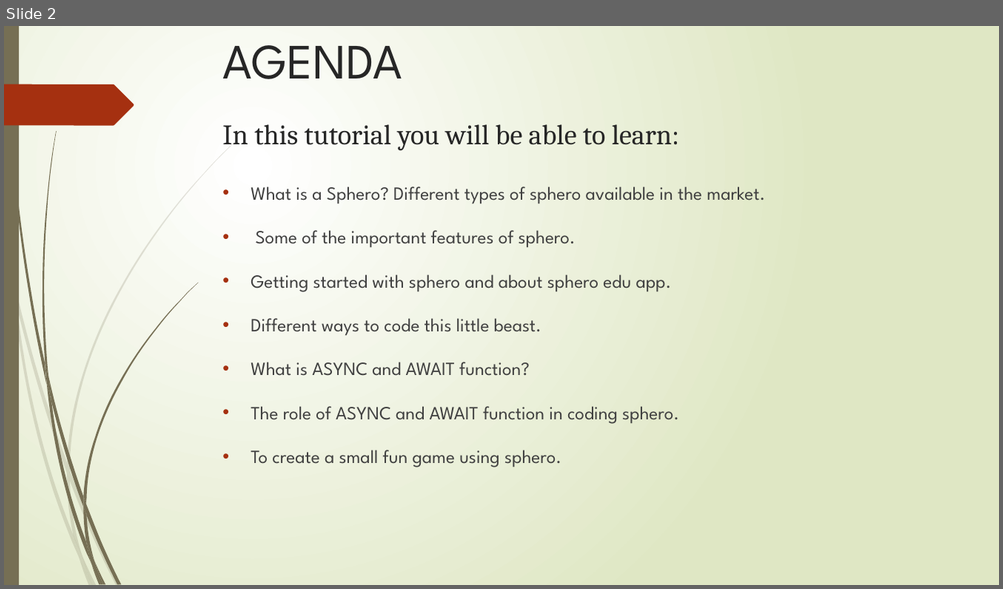
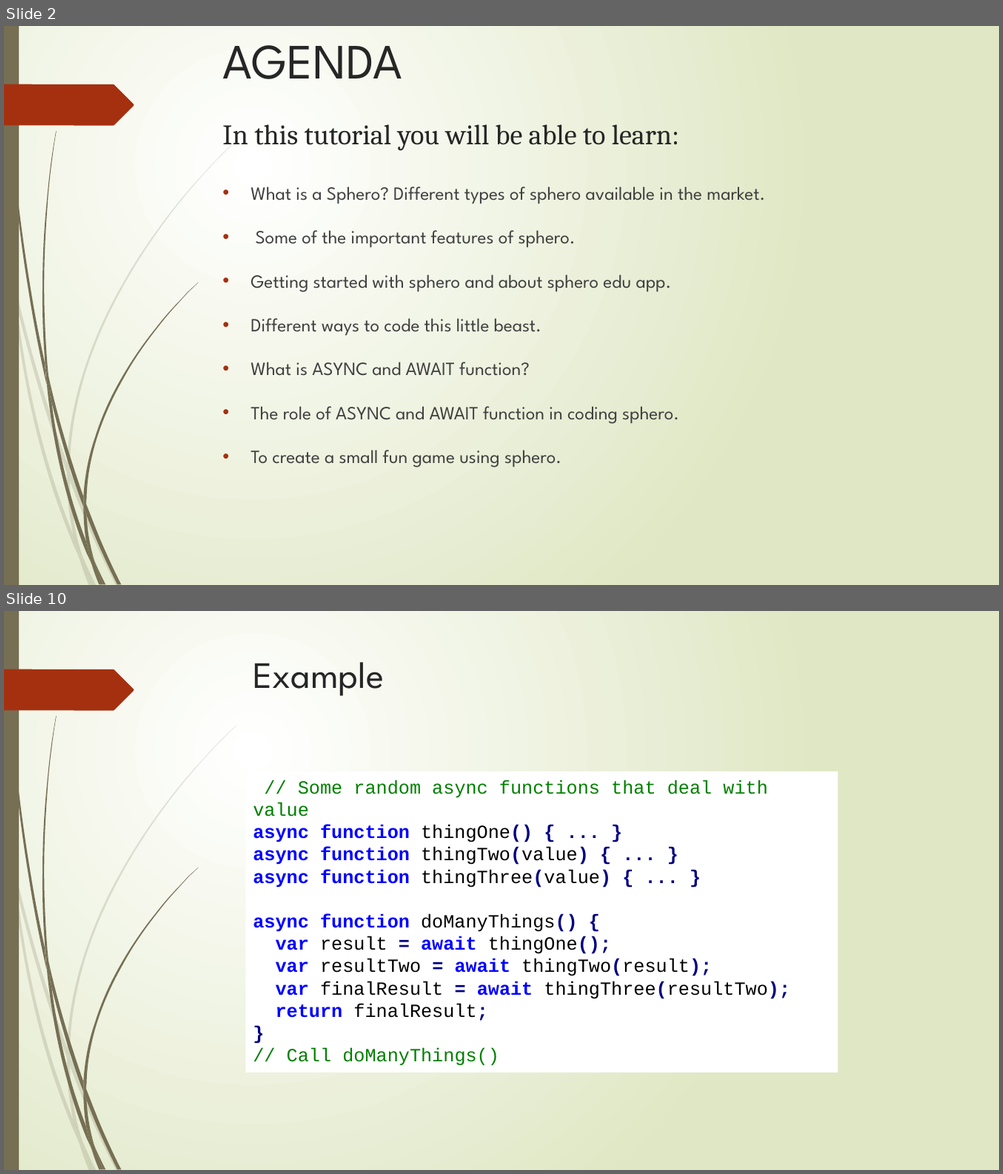
Before and after one commit to AnkitPrakash687/sphero_tutorial, a slide deck: SPHERO.pptx. Shown one above the other, each under a label of ours: slide 2 before the commit, slides 2 and 10 after it; the slides between them are not shown. The pictures are 1003x589 and 1003x1174 pixels, drawn with LibreOffice and Linux fonts; fonts in the diff are those of the drawing. Boxes give left, top, right and bottom in pixels: in the first picture for what was removed or moved away, otherwise in the second. Text is boxed around its words. In the diff, an @@ line names an element or a change of style, - is before the commit and + after.

```diff
--- a/SPHERO.pptx
+++ b/SPHERO.pptx
@@ slide 10 added at (x1=4, y1=611, x2=999, y2=1170), background gradient #FFFFFF to #DFE8C4; not listed: 24 template elements that a slide beside it also shows @@
@@ title added at (x1=253, y1=662, x2=384, y2=696), 36 pt, text #262626 @@
+Example
@@ rectangle added at (x1=246, y1=772, x2=838, y2=1073), fill #FFFFFF, 18 pt, text #000000 @@
+// Some random async functions that deal with value
+async function thingOne() { ... }
+async function thingTwo(value) { ... }
+async function thingThree(value) { ... }
+async function doManyThings() {
+var result = await thingOne();
+var resultTwo = await thingTwo(result);
+var finalResult = await thingThree(resultTwo);
+return finalResult;
+}
+// Call doManyThings()
```
Also in this commit, not shown: 4 slides changed, 5 other slides added, 2 slides removed.
